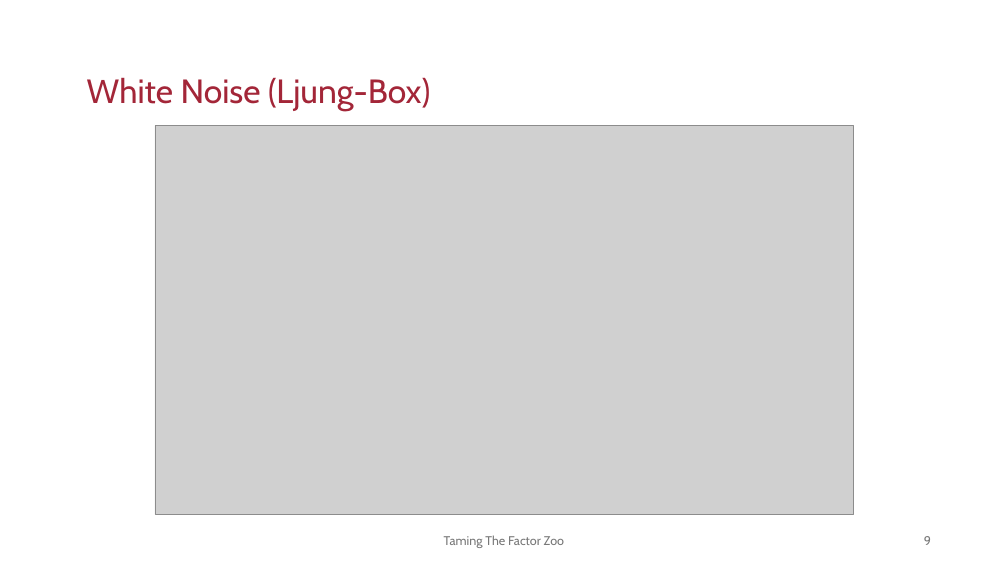
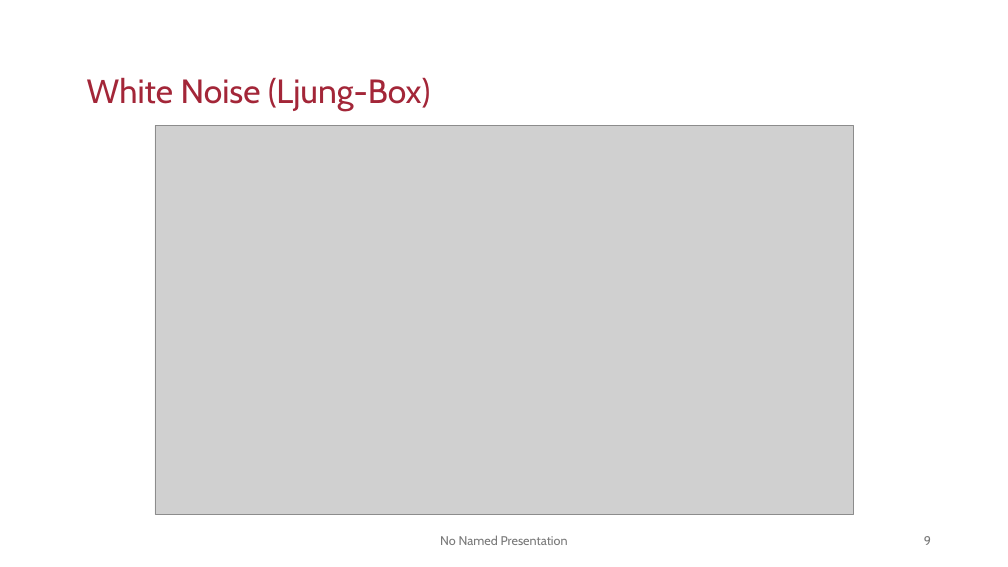
Before and after one commit to KidQuant/FA542-Project, a slide deck: slide 9 of Presentation/Presentation.pptx. Drawn at 1008x567 pixels with LibreOffice and Linux fonts; fonts in the diff are those of the drawing; grey boxes stand for pictures. Boxes give left, top, right and bottom in pixels: in the first picture for what was removed or moved away, otherwise in the second. Text is boxed around its words. In the diff, an @@ line names an element or a change of style, - is before the commit and + after.

```diff
--- a/Presentation/Presentation.pptx
+++ b/Presentation/Presentation.pptx
@@ text at [440, 535, 568, 545]: text changed @@
-Taming The Factor Zoo
+No Named Presentation
```
Also in this commit, not shown: 22 other slides changed, 26 other files.
